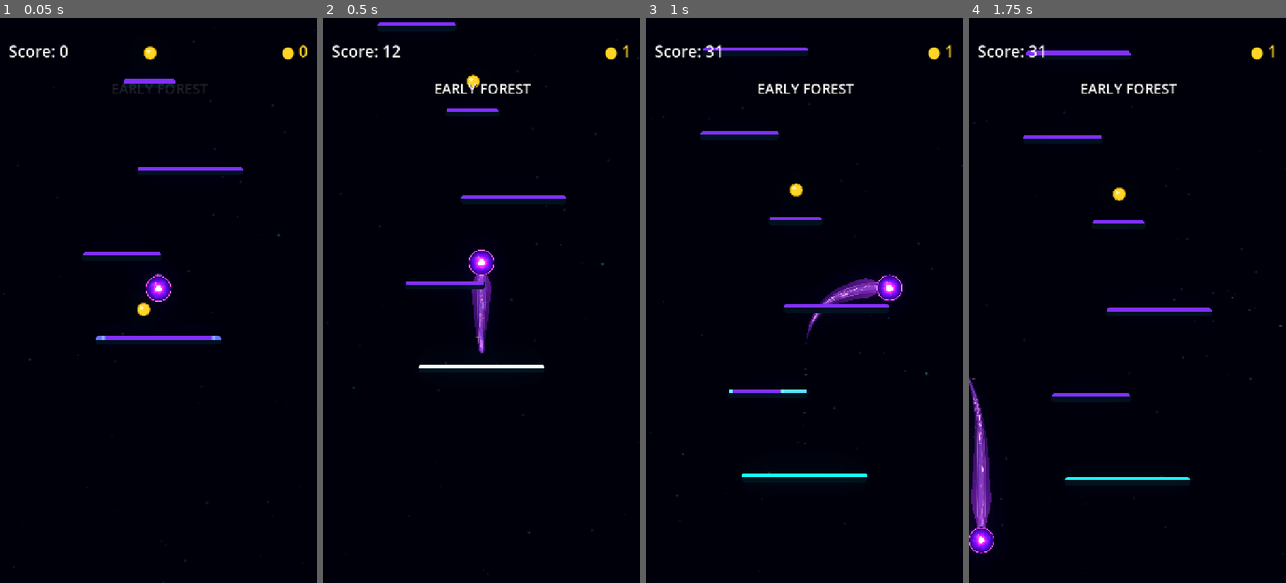
Above: before the commit, frames 1-4 (left to right).
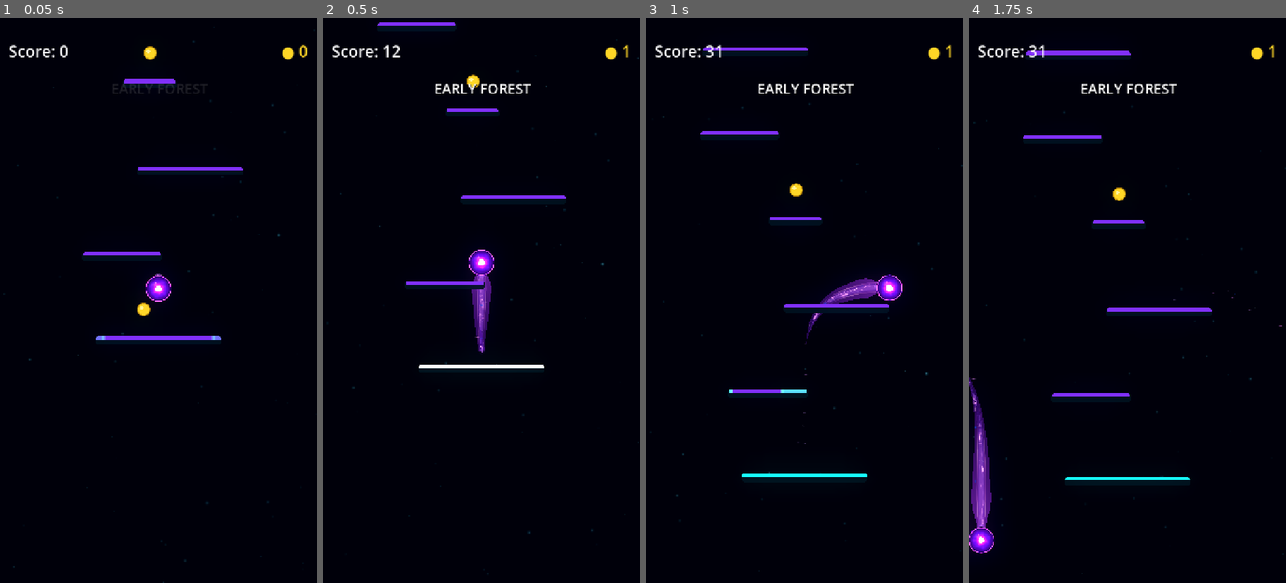
Above: after the commit, the same moments.

Repository: Kryodo/TowerJump
Game: Godot game, scene res://scenes/main.tscn
Two runs of this game, one before a commit and one after it. Both use one fixed random seed, a clock stepped at 60 frames per second and the inputs below.
Inputs (mouse positions are in pixels of both pictures, inside the frame that each line leads up to):
- Up to frame 1 (0.05 s): no input
- Up to frame 2 (0.5 s): no input
- Up to frame 3 (1 s): move the mouse to (874, 272) at 0.52 s; hold Right (ui_right) from 0.53 s (still down); click (874, 272) at 0.67 s
- Up to frame 4 (1.75 s): release Right (ui_right) at 1.25 s; drag from (1064, 328) to (1117, 193) at 1.27 s

Frame 1 is identical in both runs. In frame 2, less than 0.1% of the frame differs, in the area x 48-51%, y 52-60%; in frame 3, less than 0.1%; in frame 4, 0.1%, in the area x 0-5%, y 63-76%.

Commit message:
Fracture energy stream with matching shard gaps

Diff:
--- a/scenes/ball_trail_energy.gdshader
+++ b/scenes/ball_trail_energy.gdshader
@@ -4,6 +4,7 @@
 uniform float energy_strength : hint_range(0.0, 3.0) = 1.35;
 uniform float filament_strength : hint_range(0.0, 4.0) = 1.7;
 uniform int palette_mode = 0;
+uniform float shedding_amount = 1.0;
 
 
 // ------------------------------------------------------------
@@ -61,6 +62,48 @@
 	value += noise(p) * amplitude;
 
 	return value;
+}
+
+
+// Match the unified skin's stable shard cells so the energy breaks in the
+// same places as the translucent body instead of shining through its gaps.
+float shedding_pattern(vec2 uv)
+{
+	vec2 p = vec2(uv.x * 10.5, uv.y * 3.0);
+	vec2 base_cell = floor(p);
+	vec2 local_pos = fract(p);
+	float nearest_distance = 10.0;
+	float second_distance = 10.0;
+	vec2 nearest_cell = base_cell;
+
+	for (int y = -1; y <= 1; y++) {
+		for (int x = -1; x <= 1; x++) {
+			vec2 neighbor = vec2(float(x), float(y));
+			vec2 cell_id = base_cell + neighbor;
+			vec2 jitter = vec2(
+				hash21(cell_id + vec2(2.71, 8.13)),
+				hash21(cell_id + vec2(17.23, 4.21))
+			);
+			vec2 site = neighbor + vec2(0.20) + jitter * 0.60;
+			float site_distance = length(local_pos - site);
+			if (site_distance < nearest_distance) {
+				second_distance = nearest_distance;
+				nearest_distance = site_distance;
+				nearest_cell = cell_id;
+			} else if (site_distance < second_distance) {
+				second_distance = site_distance;
+			}
+		}
+	}
+
+	float border_distance = max(second_distance - nearest_distance, 0.0);
+	float shard_interior = smoothstep(0.018, 0.072, border_distance);
+	float shard_kept = 1.0 - smoothstep(
+		0.40,
+		0.70,
+		hash21(nearest_cell + vec2(7.7, 19.3))
+	);
+	return shard_interior * shard_kept;
 }
 
 
@@ -193,6 +236,11 @@
 		0.78 + 0.22 * sin(uv.x * 25.0 - time * 1.7 + sin(uv.x * 8.0 + time * 0.4));
 	float edge_strength = edge_ridge * edge_waver * trail_fade;
 	energy = max(energy, edge_strength * 0.42);
+
+	// Break the inner energy in the same stable cells as the translucent skin.
+	// The near-orb channel stays whole; more pieces are missing farther back.
+	float fracture_progress = smoothstep(0.36, 0.78, uv.x) * shedding_amount;
+	energy *= mix(1.0, shedding_pattern(uv), fracture_progress);
 
 
 	// Palette-matched energy stream: saturated blue or rich violet.
